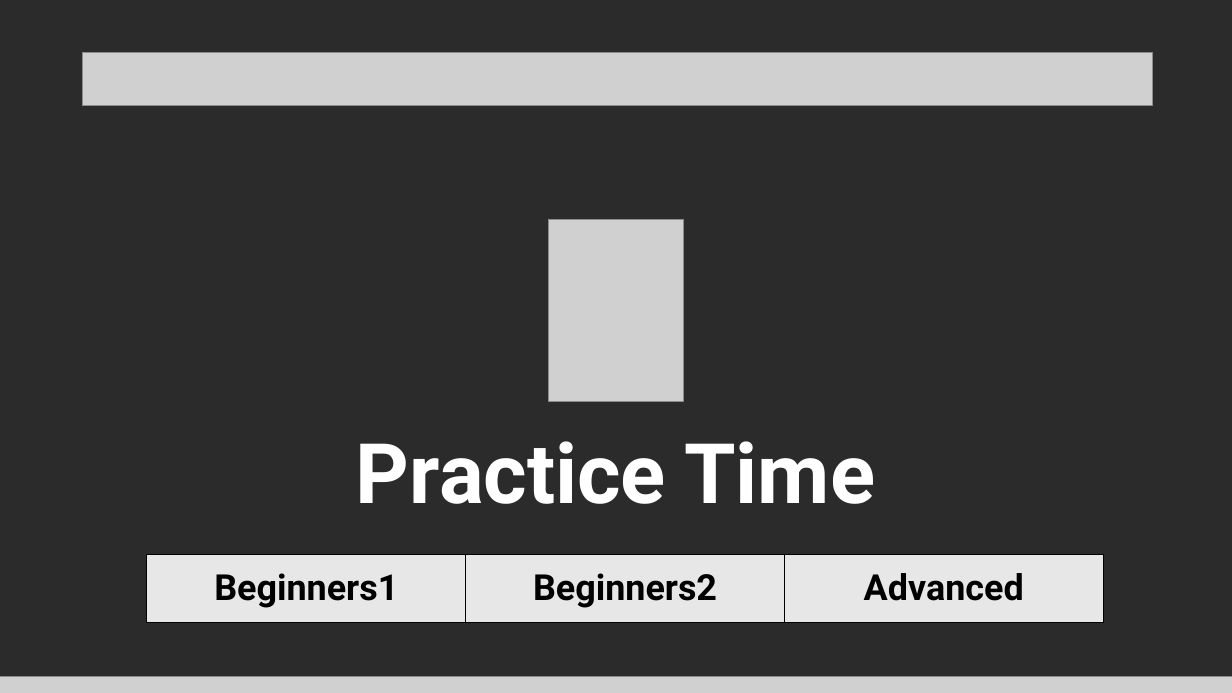
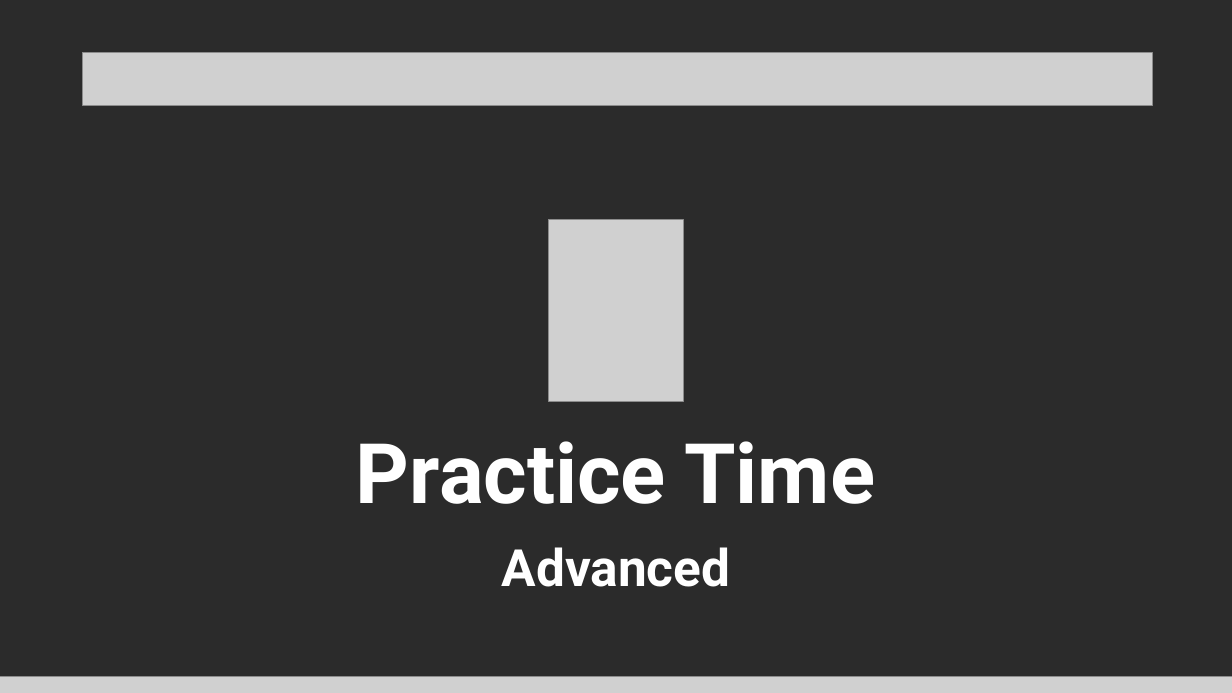
Before and after one commit to Cyanivde/technion-ctf, a slide deck: slide 17 of files/introduction.pptx (slide 7 before the commit). Drawn at 1232x693 pixels with LibreOffice and Linux fonts; fonts in the diff are those of the drawing; grey boxes stand for pictures; background and template pictures are left out; a plain dark background stands for a picture behind light text. Boxes give left, top, right and bottom in pixels: in the first picture for what was removed or moved away, otherwise in the second. Text is boxed around its words. In the diff, an @@ line names an element or a change of style, - is before the commit and + after.

```diff
--- a/files/introduction.pptx
+++ b/files/introduction.pptx
@@ table removed at box(147, 555, 1104, 623), 1 rows, 3 columns @@
-Beginners1 | Beginners2 | Advanced
@@ text at box(502, 547, 731, 587): paragraph added @@
+Advanced
```
Also in this commit, not shown: 6 other slides changed, 13 slides added, 2 other files.
